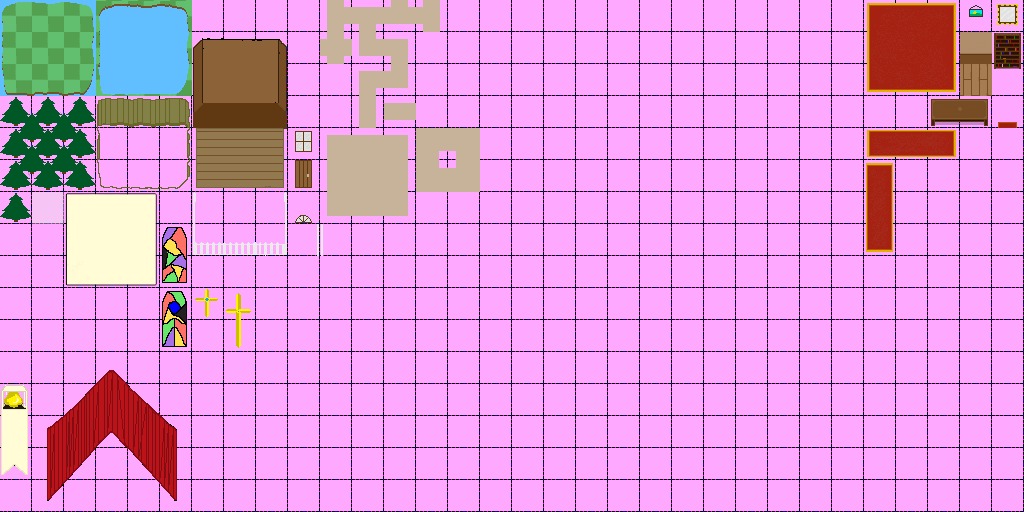
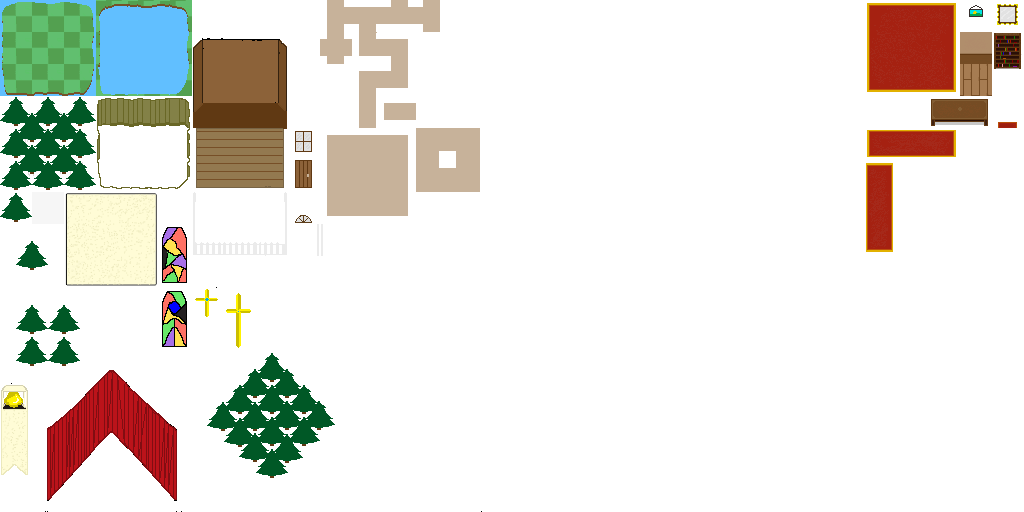
The second 1024 x 512 image is a revision of the first. Changes to its layers:
added layer "Church Exterior" (1st of 2) above "Cliffs" over [1, 193, 482, 512]
added layer "Layer 17 copy 6" in group "Trees / Forest" over [16, 305, 48, 334]
added layer "Layer 17 copy 5" in group "Trees / Forest" over [16, 337, 48, 366]
added layer "Layer 17 copy 4" in group "Trees / Forest" over [48, 305, 80, 334]
added layer "Layer 17 copy 3" in group "Trees / Forest" over [16, 241, 48, 270]
added layer "Layer 17 copy 2" in group "Trees / Forest" over [48, 337, 80, 366]
added layer "Layer 10 copy 9" in group "Trees / Forest" over [239, 402, 271, 431]
added layer "Layer 10 copy 8" in group "Trees / Forest" over [271, 401, 303, 430]
added layer "Layer 10 copy 16" in group "Trees / Forest" over [207, 402, 239, 431]
added layer "Layer 10 copy 15" in group "Trees / Forest" over [224, 418, 256, 447]
added layer "Layer 10 copy 14" in group "Trees / Forest" over [239, 433, 271, 462]
added layer "Layer 10 copy 13" in group "Trees / Forest" over [256, 449, 288, 478]
added layer "Layer 10 copy 12" in group "Trees / Forest" over [271, 434, 303, 463]
added layer "Layer 10 copy 11" in group "Trees / Forest" over [288, 417, 320, 446]
added layer "Layer 10 copy 10" in group "Trees / Forest" over [303, 401, 335, 430]
added layer "Layer 10 copy 7" in group "Trees / Forest" over [271, 369, 303, 398]
added layer "Layer 10 copy 6" in group "Trees / Forest" over [239, 369, 271, 398]
added layer "Layer 10 copy 5" in group "Trees / Forest" over [224, 385, 256, 414]
added layer "Layer 10 copy 4" in group "Trees / Forest" over [256, 385, 288, 414]
added layer "Layer 10 copy 3" in group "Trees / Forest" over [256, 417, 288, 446]
added layer "Layer 10 copy 2" in group "Trees / Forest" over [288, 385, 320, 414]
added layer "Layer 10 copy" in group "Trees / Forest" over [256, 353, 288, 382]
hid "Church Exterior" (2nd of 2) over [1, 193, 482, 512]
hid "Background" over [0, 0, 1024, 512]
